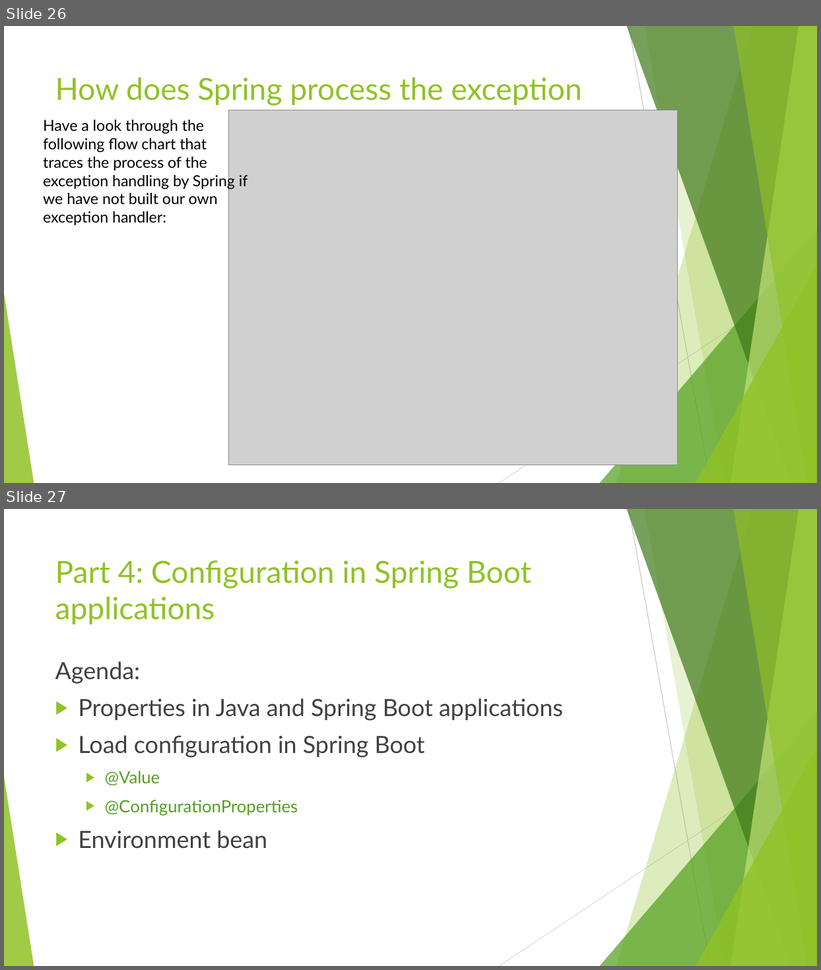
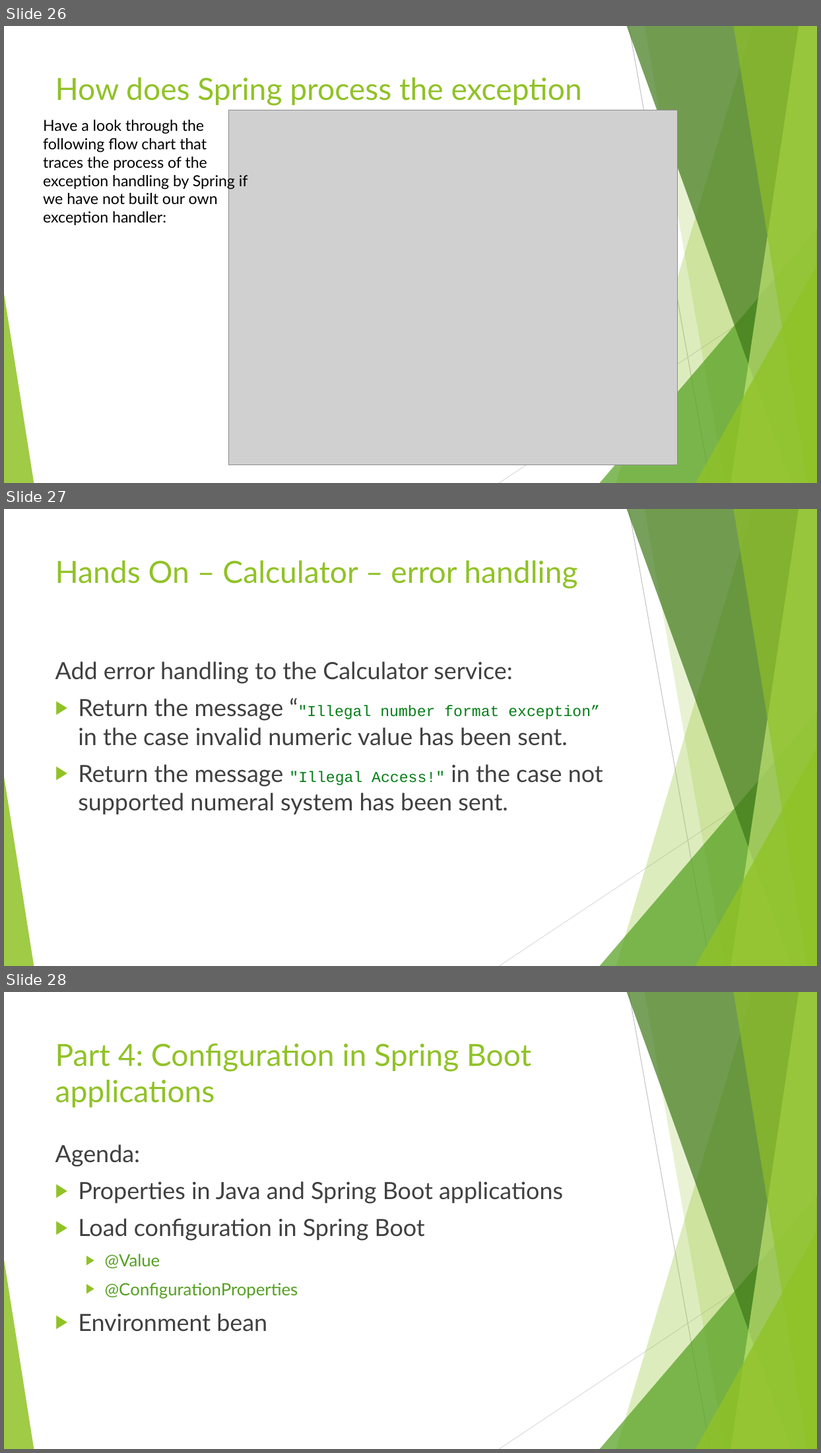
Before and after one commit to ybensman/SpringMicroserviceDemo, a slide deck: Spring_Beginners_2_SpringBootForMS.pptx. Shown one above the other, each under a label of ours: slides 26 and 27 before the commit, slides 26, 27 and 28 after it. The pictures are 821x970 and 821x1453 pixels, drawn with LibreOffice and Linux fonts; fonts in the diff are those of the drawing; grey boxes stand for pictures. Boxes give left, top, right and bottom in pixels: in the first picture for what was removed or moved away, otherwise in the second. Text is boxed around its words. In the diff, an @@ line names an element or a change of style, - is before the commit and + after.

```diff
--- a/Spring_Beginners_2_SpringBootForMS.pptx
+++ b/Spring_Beginners_2_SpringBootForMS.pptx
@@ slide 27 added at [4, 509, 817, 966], background #FFFFFF; not listed: 10 template elements that a slide beside it also shows @@
@@ title added at [55, 560, 578, 589], 36 pt, text #90C226 @@
+Hands On – Calculator – error handling
@@ text added at [55, 661, 603, 815], 28 pt, text #404040 @@
+Add error handling to the Calculator service:
+▶ Return the message “"Illegal number format exception” in the case invalid numeric value has been sent.
+▶ Return the message "Illegal Access!" in the case not supported numeral system has been sent.
@@ what was slide 27 is now slide 28 @@
```
Also in this commit, not shown: 9 slides changed, 1 other slide added.
